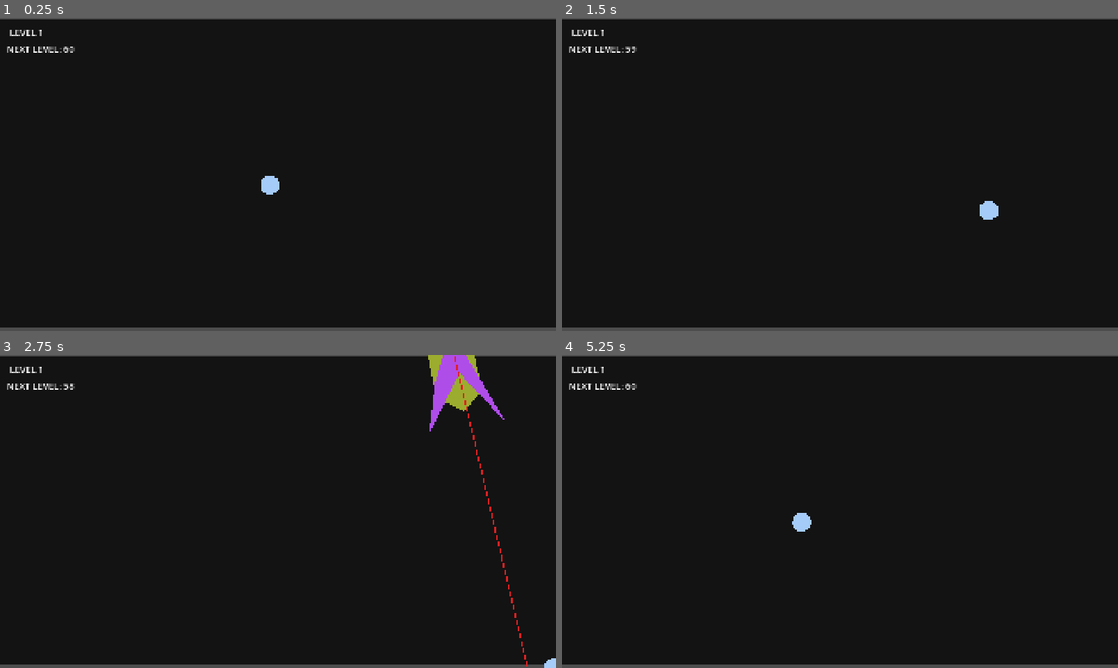
Above: before the commit, frames 1-4 (two rows, left to right).
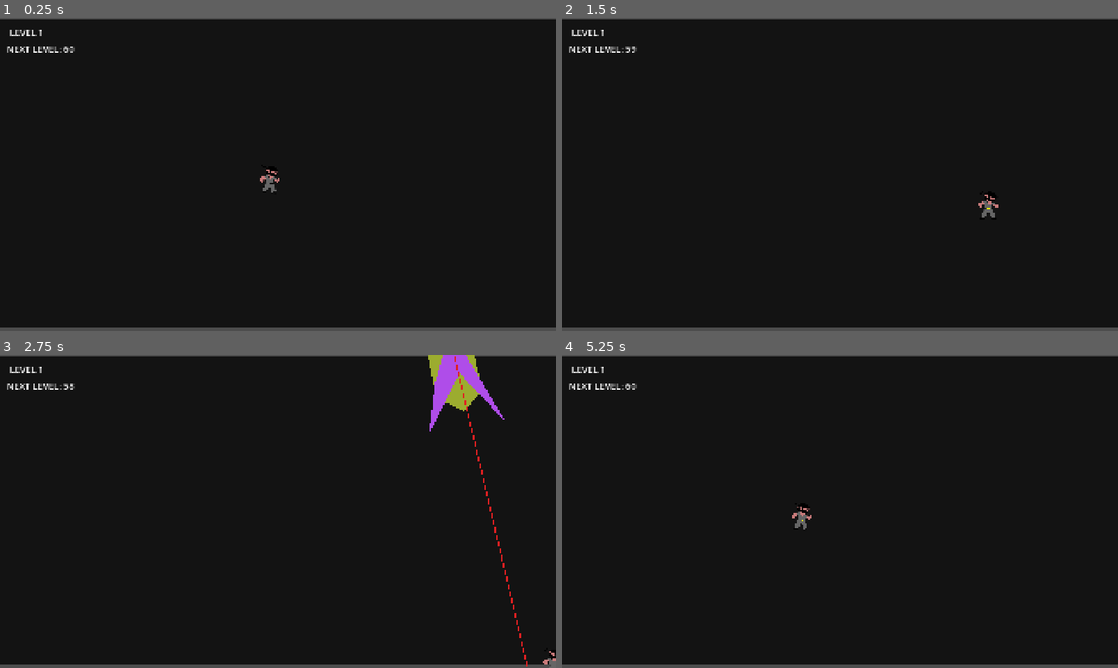
Above: after the commit, the same moments.

Repository: Freezingle/dont-die
Game: Godot game, scene res://scenes/main.tscn
The game is run twice, just before and just after one commit, with the same random seed, the same clock (stepped at 60 frames per second) and the same inputs.
Inputs (mouse positions are in pixels of both pictures, inside the frame that each line leads up to):
- Up to frame 1 (0.25 s): no input
- Up to frame 2 (1.5 s): tap Enter at 0.5 s; move the mouse to (962, 158) at 0.52 s; press the mouse at (962, 158) at 0.53 s; hold D (move_right) 0.53-1.28 s; move the mouse to (728, 190) at 1.27 s; release the mouse at (728, 190) at 1.28 s; hold S (move_down) from 1.28 s (still down); click (728, 190) at 1.35 s
- Up to frame 3 (2.75 s): move the mouse to (333, 442) at 2.02 s; release S (move_down) at 2.03 s; press the mouse at (333, 442) at 2.03 s; hold D (move_right) from 2.03 s (still down)
- Up to frame 4 (5.25 s): move the mouse to (812, 574) at 2.77 s; release D (move_right) at 2.78 s; release the mouse at (812, 574) at 2.78 s; hold W (move_up) 2.78-3.53 s; click (812, 574) at 2.85 s; move the mouse to (1006, 558) at 3.52 s; press the mouse at (1006, 558) at 3.53 s; hold A (move_left) 3.53-4.25 s; release the mouse at (1006, 558) at 4.25 s; click "RESTART" at 4.25 s; tap Space at 5 s; move the mouse to (673, 464) at 5.02 s; hold A (move_left) from 5.03 s (still down); click (673, 464) at 5.1 s

The runs differ from the first frame. In frame 1, 0.2% of the frame differs, in the area x 46-51%, y 48-57%; in frame 2, 0.2%; in frame 3, less than 0.1%; in frame 4, 0.2%.

Commit message:
asset initialization

Diff:
--- a/scenes/player/player.tscn
+++ b/scenes/player/player.tscn
@@ -1,6 +1,7 @@
-[gd_scene load_steps=3 format=3 uid="uid://bmvxe18rvy0wh"]
+[gd_scene load_steps=4 format=3 uid="uid://bmvxe18rvy0wh"]
 
 [ext_resource type="Script" uid="uid://bnroqcf028cg6" path="res://scripts/player.gd" id="1_8afob"]
+[ext_resource type="Texture2D" uid="uid://b57jgalisnl6s" path="res://assets/player/player_idle.png" id="2_dovo2"]
 
 [sub_resource type="CircleShape2D" id="CircleShape2D_0wfyh"]
 radius = 30.0
@@ -13,6 +14,12 @@
 shape = SubResource("CircleShape2D_0wfyh")
 
 [node name="Sprite2D" type="Polygon2D" parent="."]
+visible = false
 color = Color(0.6504529, 0.79774594, 0.97750324, 1)
 antialiased = true
 polygon = PackedVector2Array(-31, 0, -30, -17, -18, -27, -6, -33, 9, -32, 25, -22, 32, -10, 34, 4, 28, 21, 16, 29, 3, 34, -12, 32, -26, 23, -31, 12)
+
+[node name="Sprite2D2" type="Sprite2D" parent="."]
+position = Vector2(-3.0000029, -24.25)
+scale = Vector2(0.25390622, 0.2607422)
+texture = ExtResource("2_dovo2")
Binary file added: assets/player/player_idle.png
Not shown, added: assets/player/player_idle.png.import
